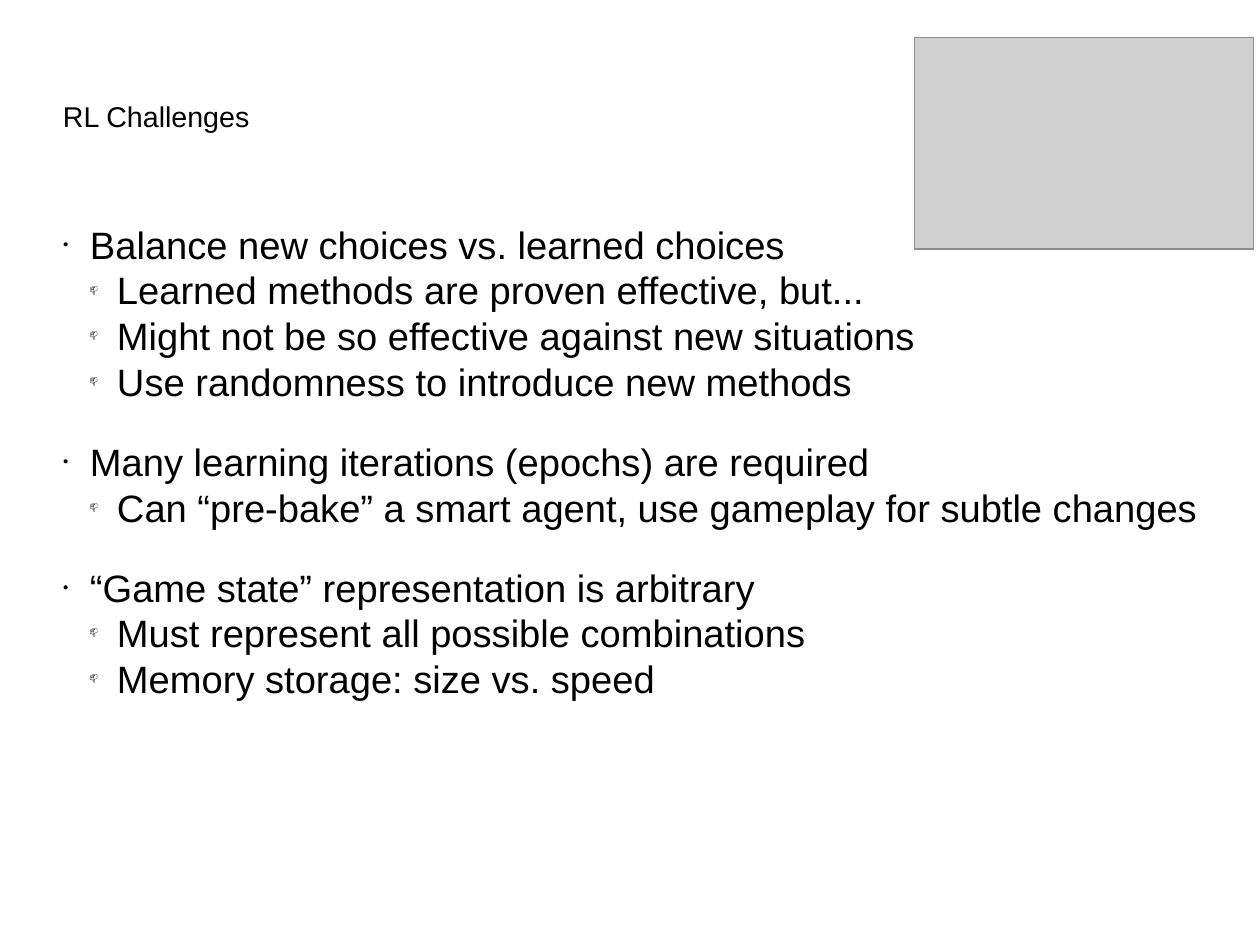
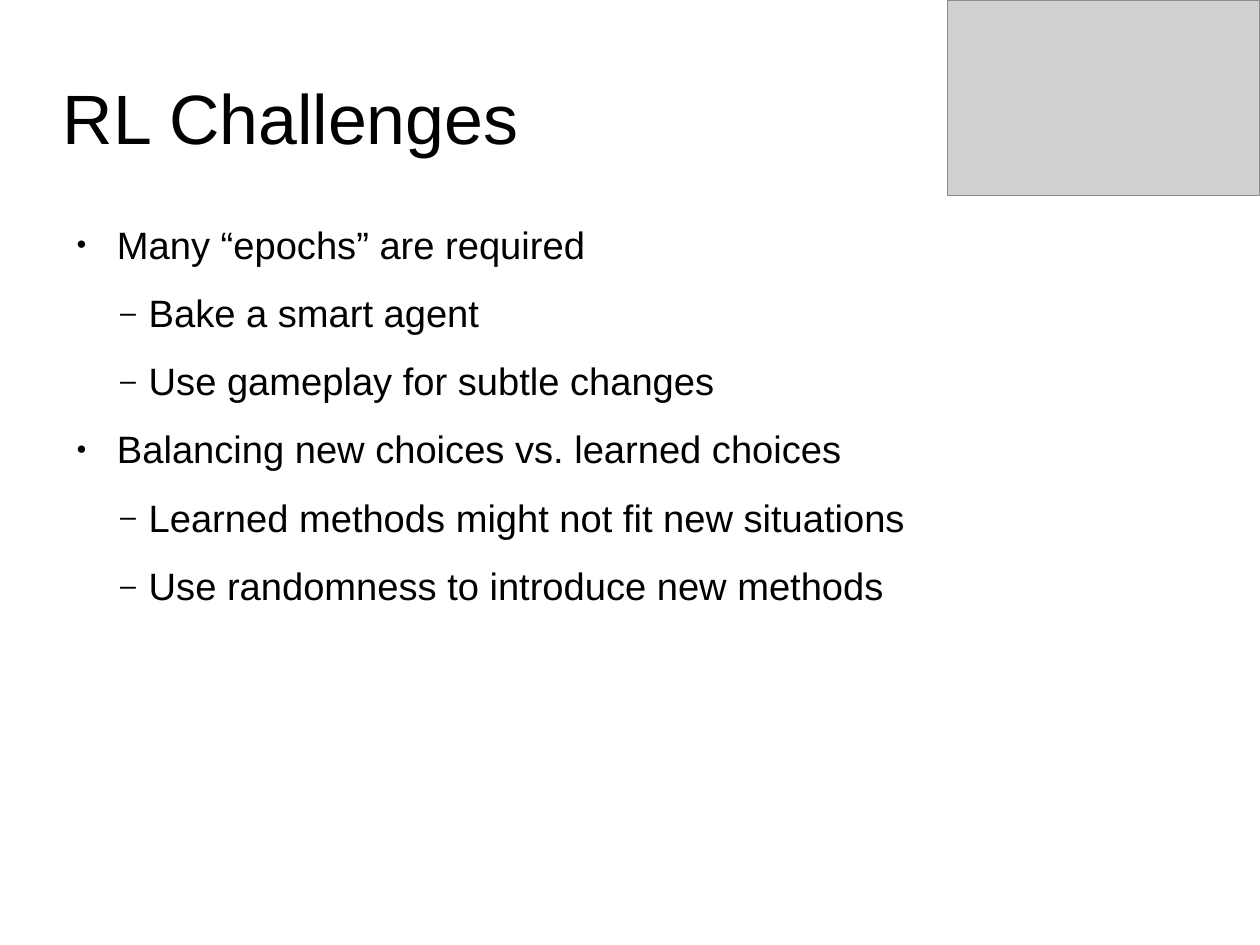
Before and after one commit to cs580project/RL, a slide deck: slide 7 of presentation/intro to RL.pptx (slide 4 before the commit). Drawn at 1260x945 pixels with LibreOffice and Linux fonts; fonts in the diff are those of the drawing; grey boxes stand for pictures. Boxes give left, top, right and bottom in pixels: in the first picture for what was removed or moved away, otherwise in the second. Text is boxed around its words. In the diff, an @@ line names an element or a change of style, - is before the commit and + after.

```diff
--- a/presentation/intro to RL.pptx
+++ b/presentation/intro to RL.pptx
@@ picture: place and size @@
-picture at bbox=[915, 38, 1254, 249]
+picture at bbox=[948, 0, 1260, 196]
@@ title "RL Challenges" at bbox=[63, 93, 518, 157]: size 18 to 44 pt @@
@@ text at bbox=[117, 231, 905, 540]: text changed @@
-● Balance new choices vs. learned choices
-  📫 Learned methods are proven effective, but...
-  📫 Might not be so effective against new situations
+● Many “epochs” are required
+  – Bake a smart agent
+  – Use gameplay for subtle changes
+● Balancing new choices vs. learned choices
+  – Learned methods might not fit new situations
@@ text at bbox=[90, 448, 1197, 701]: paragraphs removed @@
-● Many learning iterations (epochs) are required
-  📫 Can “pre-bake” a smart agent, use gameplay for subtle changes
-● “Game state” representation is arbitrary
-  📫 Must represent all possible combinations
-  📫 Memory storage: size vs. speed
@@ text at bbox=[149, 572, 883, 601]: bullet 📫 to –; more space between paragraphs @@
```
Also in this commit, not shown: 2 other slides changed, 4 slides added, 1 slide removed.
